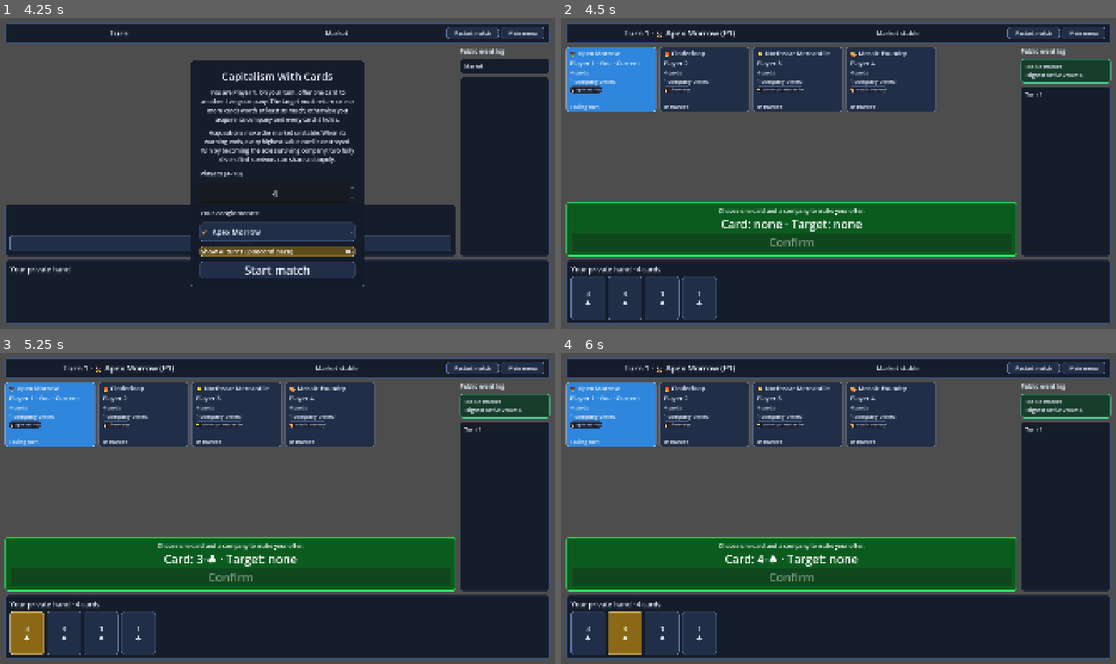
Above: before the commit, frames 1-4 (two rows, left to right).
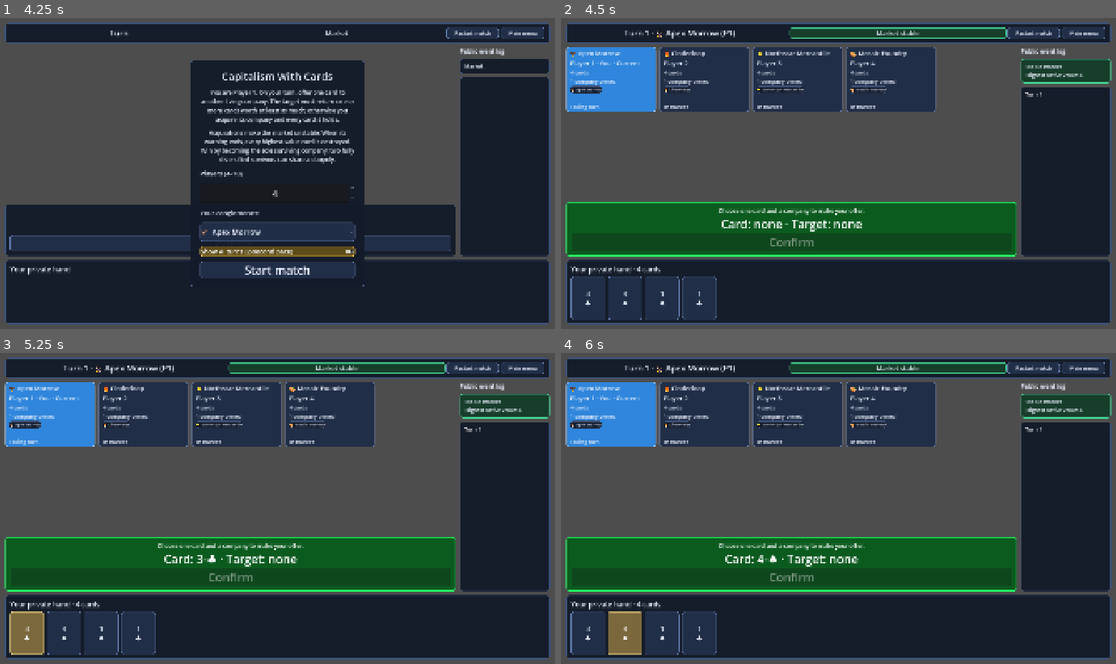
Above: after the commit, the same moments.

Repository: prelios/capitalism
Game: Godot game, scene res://game_controller.tscn
Two runs of this game, one before a commit and one after it. Both use one fixed random seed, a clock stepped at 60 frames per second and the inputs below.
Inputs:
- Up to frame 1 (4.25 s): click "Restart match" at 0.5 s; click "Restart match" at 1.25 s; click "Restart match" at 2 s; click "Confirm" at 2.75 s; click "Confirm" at 3.5 s
- Up to frame 2 (4.5 s): click "Start match" at 4.25 s
- Up to frame 3 (5.25 s): click "3 ♣" at 5 s
- Up to frame 4 (6 s): click "4 ♠" at 5.75 s

Frame 1 is identical in both runs. In frame 2, 1.4% of the frame differs, in the area x 40-81%, y 2-7%; in frame 3, 2.2%; in frame 4, 2.2%, in the area x 8-81%, y 2-97%.

Commit message:
Highlight instability danger cards (#40)

Diff:
--- a/godot/tests/table_layout.gd
+++ b/godot/tests/table_layout.gd
@@ -34,17 +34,29 @@
 	_expect(!acquired_seat.is_target_selectable() and acquired_seat.mouse_filter == Control.MOUSE_FILTER_IGNORE, "acquired player seat remained interactive")
 	controller.restart_game([1], 1)
 	await process_frame
+	controller.game.players[0].hand = [Card.new("safe-value", 3, "Money"), Card.new("endangered-value", 4, "Tech")]
+	controller.presentation_updated.emit(controller.game.player_view(1))
+	await process_frame
+	_expect(!(hand.get_child(1) as CardView).is_endangered(), "stable market marked a card as endangered")
 	controller.game.market_stable = false
 	controller.game.unstable_value = 4
 	controller.presentation_updated.emit(controller.game.player_view(1))
 	await process_frame
-	_expect(table.market_status_background().is_equal_approx(Color("4d3d0c")), "unstable market status did not use the yellow style")
-	var first_card := hand.get_child(0) as CardView
-	first_card.button_pressed = true
-	var selected_id := first_card.card_id
+	_expect(table.market_status_background().is_equal_approx(Color("532207")), "unstable market status did not use the dark-orange style")
+	var endangered_card := hand.get_child(1) as CardView
+	_expect(endangered_card.is_endangered() and endangered_card.text.begins_with("⚠"), "pending crash value was not visibly marked in the local hand")
+	endangered_card.button_pressed = true
+	var selected_id := endangered_card.card_id
 	controller.presentation_updated.emit(controller.game.player_view(1))
 	await process_frame
 	_expect(table.selected_card_ids() == [selected_id], "local card selection was lost during redraw")
+	endangered_card = hand.get_child(1) as CardView
+	_expect(endangered_card.is_endangered() and endangered_card.card_background().is_equal_approx(Color("5c2609")), "selected endangered card did not preserve both danger and selection treatments")
+	controller.game.market_stable = true
+	controller.game.unstable_value = -1
+	controller.presentation_updated.emit(controller.game.player_view(1))
+	await process_frame
+	_expect(!(hand.get_child(1) as CardView).is_endangered(), "post-crash stable market left a card marked as endangered")
 	var expanded_hand: Array[Card] = []
 	for value in range(1, 25):
 		expanded_hand.append(Card.new("large-hand-%d" % value, value, "Money"))
--- a/godot/ui/card_view.gd
+++ b/godot/ui/card_view.gd
@@ -7,41 +7,62 @@
 
 
 var card_id := ""
+var _is_endangered := false
+var _is_selected := false
+var _background := Color.TRANSPARENT
 
 
 func _ready() -> void:
 	toggled.connect(_on_toggled)
 
 
-func set_card(card: Dictionary) -> void:
+func set_card(card: Dictionary, endangered := false) -> void:
 	card_id = card["id"]
-	text = "%d\n%s" % [card["value"], card["suit"]]
-	tooltip_text = "%s %d" % [card["suit"], card["value"]]
+	_is_endangered = endangered
+	text = "%s%d\n%s" % ["⚠ " if _is_endangered else "", card["value"], card["suit"]]
+	tooltip_text = "%s%s %d" % ["Market danger — this card will be removed in the pending crash: " if _is_endangered else "", card["suit"], card["value"]]
+	_refresh_style()
 
 
 func set_selected(selected: bool) -> void:
 	button_pressed = selected
-	_apply_selection_style(selected)
+	_is_selected = selected
+	_refresh_style()
 
 
 func _on_toggled(selected: bool) -> void:
-	_apply_selection_style(selected)
+	_is_selected = selected
+	_refresh_style()
 	card_selection_changed.emit(card_id, selected)
 
 
-func _apply_selection_style(selected: bool) -> void:
+func is_endangered() -> bool:
+	return _is_endangered
+
+
+func card_background() -> Color:
+	return _background
+
+
+func _refresh_style() -> void:
 	self_modulate = Color.WHITE
-	if !selected:
+	if !_is_endangered and !_is_selected:
 		remove_theme_stylebox_override("normal")
 		remove_theme_stylebox_override("hover")
 		remove_theme_stylebox_override("pressed")
+		_background = Color.TRANSPARENT
 		return
-	add_theme_stylebox_override("normal", _selection_style(Color("5a430d"), Color("f7d774")))
-	add_theme_stylebox_override("hover", _selection_style(Color("725712"), Color("ffe39a")))
-	add_theme_stylebox_override("pressed", _selection_style(Color("8a6816"), Color("ffe39a")))
+	var background := Color("5c2609") if _is_endangered else Color("5a430d")
+	var border := Color("f7d774") if _is_selected else Color("ff8a2a")
+	if !_is_endangered:
+		border = Color("f7d774")
+	_background = background
+	add_theme_stylebox_override("normal", _card_style(background, border))
+	add_theme_stylebox_override("hover", _card_style(background.lightened(0.12), border.lightened(0.1)))
+	add_theme_stylebox_override("pressed", _card_style(background.lightened(0.2), border.lightened(0.16)))
 
 
-func _selection_style(background: Color, border: Color) -> StyleBoxFlat:
+func _card_style(background: Color, border: Color) -> StyleBoxFlat:
 	var style := StyleBoxFlat.new()
 	style.bg_color = background
 	style.border_color = border
--- a/godot/ui/game_table.gd
+++ b/godot/ui/game_table.gd
@@ -83,13 +83,13 @@
 	_last_view = view
 	var state := view.public_state()
 	_turn_label.text = "Turn %d · %s" % [state["turn"], _player_identity(state["current_player_id"], _player_identities(state["players"]))]
-	_market_label.text = "Market stable" if state["market_stable"] else "Instability: value %d" % state["unstable_value"]
+	_market_label.text = "Market stable" if state["market_stable"] else "⚠ Instability: value %d at risk" % state["unstable_value"]
 	_market_detail.text = _market_description(state)
 	_apply_market_state_style(state["market_stable"])
 	_render_seats(view.players(), state, view.requester_id)
 	_render_trade(state)
 	_render_history(view.public_history(), state["players"])
-	_render_hand(view.own_hand())
+	_render_hand(view.own_hand(), state)
 	_update_action_controls(state)
 	_render_result(state, view.requester_id)
 
@@ -115,16 +115,17 @@
 	_trade_label.text = "Player %d offers %s to Player %d\nAwaiting repayment." % [trade["actor_id"], _card_description(offered), trade["target_id"]]
 
 
-func _render_hand(cards: Array[Dictionary]) -> void:
+func _render_hand(cards: Array[Dictionary], state: Dictionary) -> void:
 	var present_ids: Array[String] = []
 	for card in cards:
 		present_ids.append(card["id"])
 	_selected_card_ids = _selected_card_ids.filter(func(card_id: String): return present_ids.has(card_id))
 	_clear_container(_hand)
 	_hand_title.text = "Your private hand · %d cards" % cards.size()
+	var endangered_value: int = -1 if state["market_stable"] else state["unstable_value"]
 	for card in cards:
 		var card_view := CARD_VIEW_SCENE.instantiate() as CardView
-		card_view.set_card(card)
+		card_view.set_card(card, card["value"] == endangered_value)
 		card_view.set_selected(_selected_card_ids.has(card["id"]))
 		card_view.card_selection_changed.connect(_on_card_selection_changed)
 		_hand.add_child(card_view)
@@ -207,12 +208,13 @@
 func _market_description(state: Dictionary) -> String:
 	if state["market_stable"]:
 		return "Stable market\nHighest active value: %d" % state["max_value"]
-	return "Warning for value %d\n%d completed turns remaining" % [state["unstable_value"], state["turns_remaining"]]
+	var turns: int = state["turns_remaining"]
+	return "⚠ Instability warning\nAll value %d cards will be removed at the crash.\n%d completed turn%s remaining" % [state["unstable_value"], turns, "" if turns == 1 else "s"]
 
 
 func _apply_market_state_style(stable: bool) -> void:
-	var background := Color("173d2b") if stable else Color("4d3d0c")
-	var border := Color("42d392") if stable else Color("f2c94c")
+	var background := Color("173d2b") if stable else Color("532207")
+	var border := Color("42d392") if stable else Color("ff8a2a")
 	var style := StyleBoxFlat.new()
 	style.bg_color = background
 	style.border_color = border
@@ -223,6 +225,7 @@
 	style.corner_radius_bottom_right = 10
 	_market_background = background
 	_market_tracker.add_theme_stylebox_override("panel", style)
+	_market_status.add_theme_stylebox_override("panel", style.duplicate())
 
 
 func market_status_background() -> Color:
